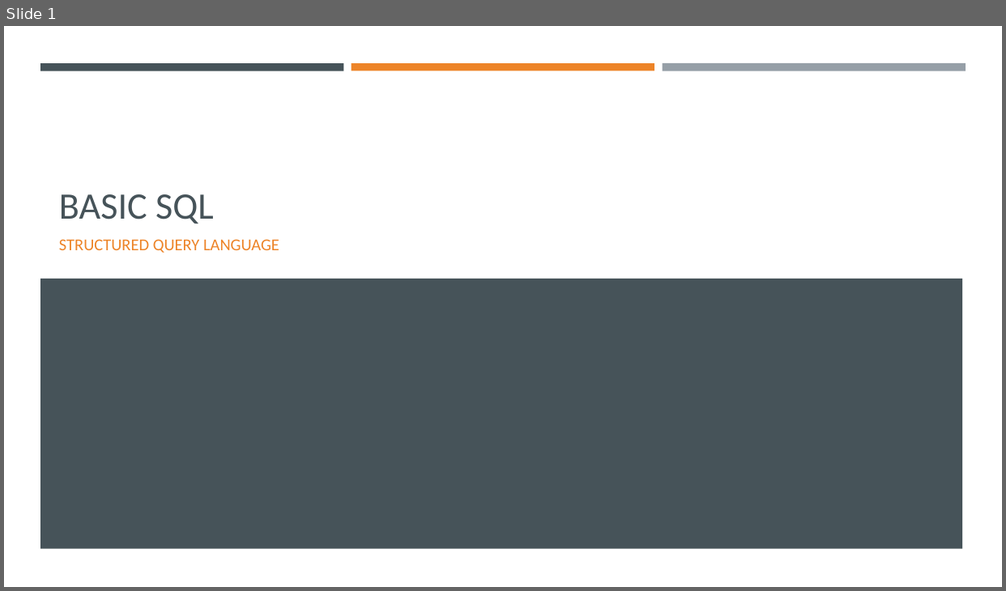
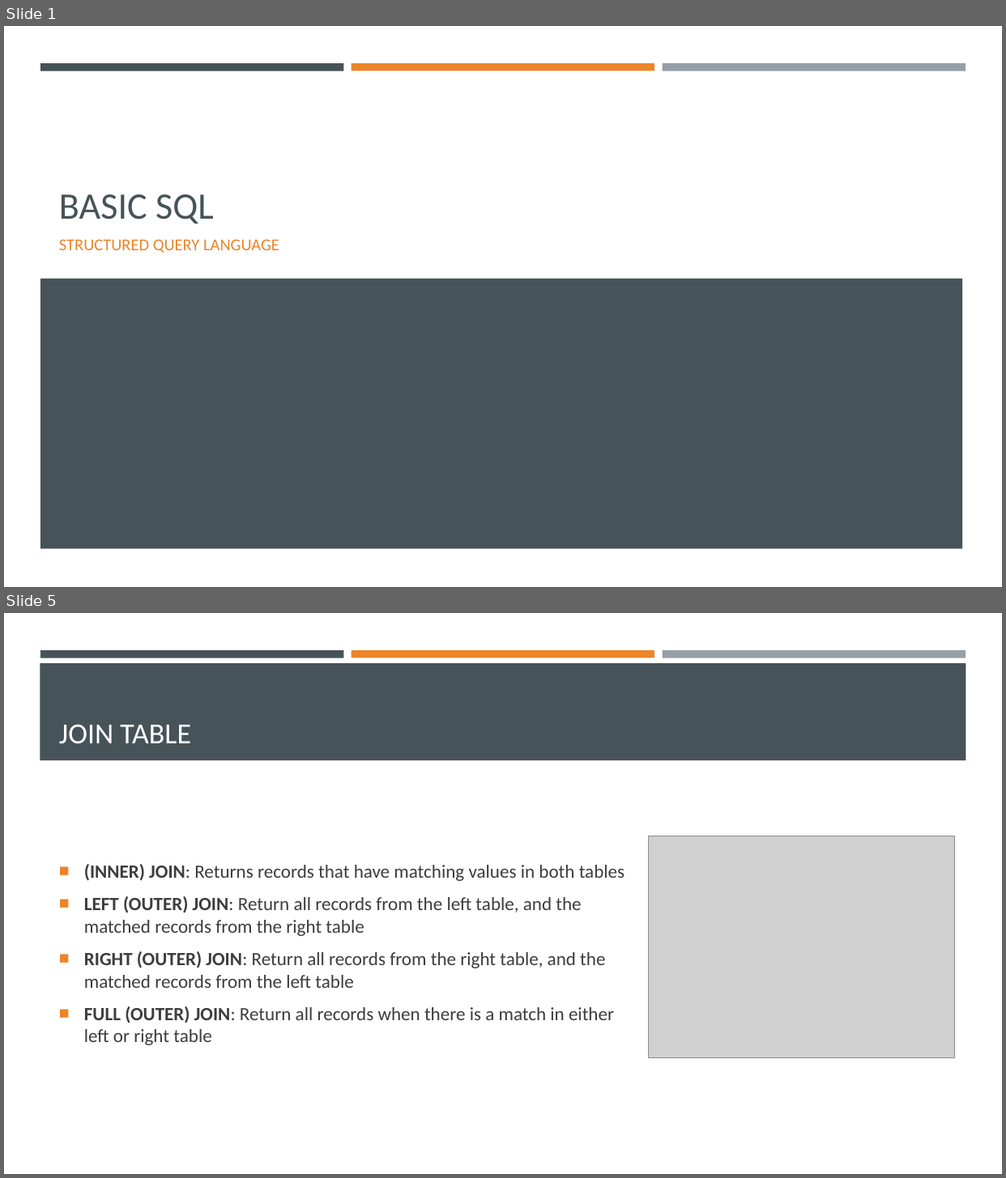
Before and after one commit to BunditSpace/Backend-Training, a slide deck: sql/Basic SQL.pptx. Shown one above the other, each under a label of ours: slide 1 before the commit, slides 1 and 5 after it; the slides between them are not shown. The pictures are 1006x591 and 1006x1178 pixels, drawn with LibreOffice and Linux fonts; fonts in the diff are those of the drawing; grey boxes stand for pictures. Boxes give left, top, right and bottom in pixels: in the first picture for what was removed or moved away, otherwise in the second. Text is boxed around its words. In the diff, an @@ line names an element or a change of style, - is before the commit and + after.

```diff
--- a/sql/Basic SQL.pptx
+++ b/sql/Basic SQL.pptx
@@ slide 5 added at (4,613,1002,1174), background #FFFFFF; not listed: 3 template elements that a slide beside it also shows @@
@@ rectangle added at (40,663,966,760), fill #465359 @@
@@ title added at (59,724,191,743), 28 pt, text #FFFFFF @@
+JOIN TABLE
@@ picture added at (649,836,955,1059) @@
@@ text added at (84,864,624,1046), 18 pt, text #3D3D3D @@
+■ (INNER) JOIN: Returns records that have matching values in both tables
+■ LEFT (OUTER) JOIN: Return all records from the left table, and the matched records from the right table
+■ RIGHT (OUTER) JOIN: Return all records from the right table, and the matched records from the left table
+■ FULL (OUTER) JOIN: Return all records when there is a match in either left or right table
```
Also in this commit, not shown: 2 slides changed, 4 other slides added, 6 slides removed, 3 other files.
